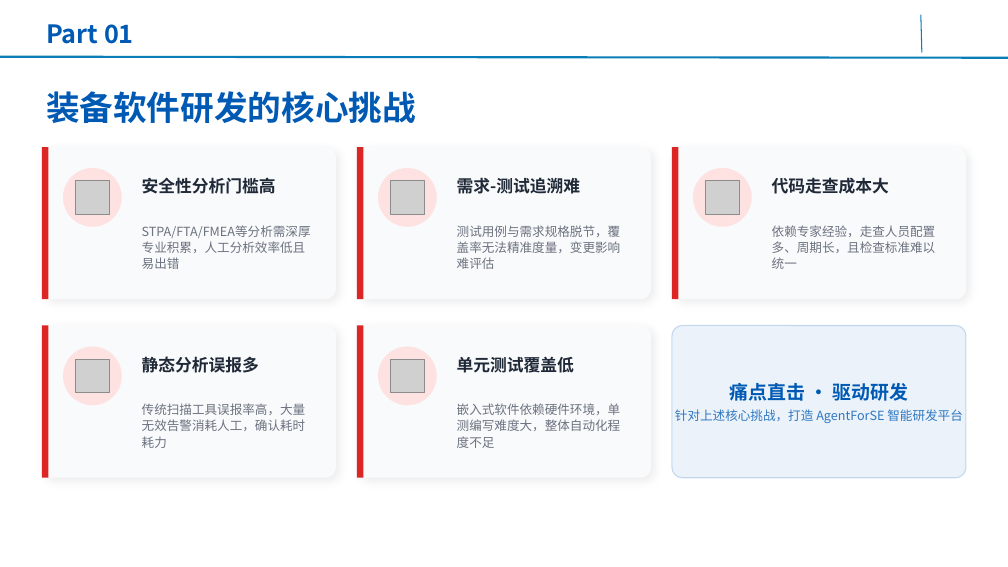
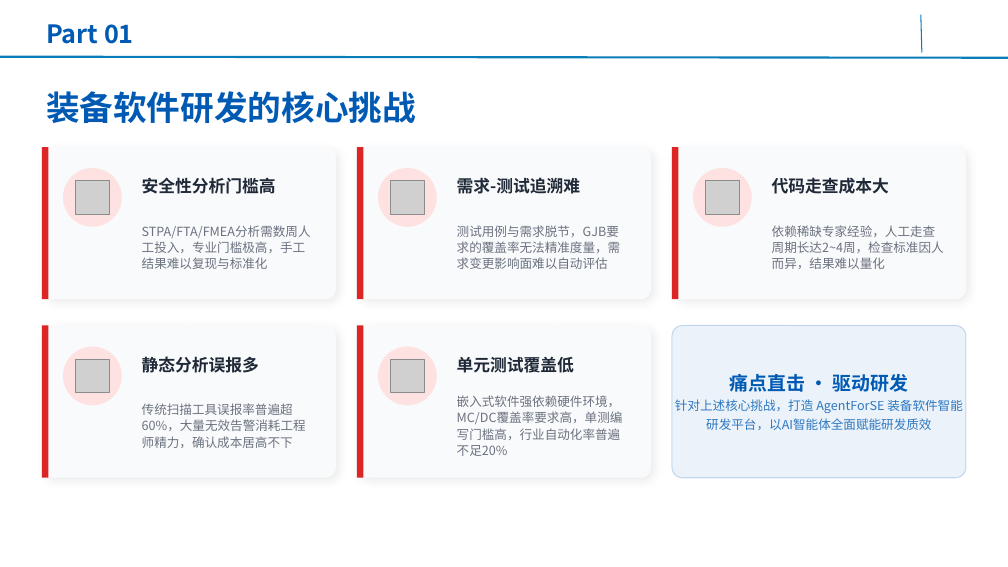
Before and after one commit to AgentForSE/.github, a slide deck: slide 4 of 基于AgentForSE五大智能体的装备软件智能研发平台-0.1.pptx. Drawn at 1008x567 pixels with LibreOffice and Linux fonts; fonts in the diff are those of the drawing; grey boxes stand for pictures; background and template pictures are left out. Boxes give left, top, right and bottom in pixels: in the first picture for what was removed or moved away, otherwise in the second. Text is boxed around its words. In the diff, an @@ line names an element or a change of style, - is before the commit and + after.

```diff
--- a/基于AgentForSE五大智能体的装备软件智能研发平台-0.1.pptx
+++ b/基于AgentForSE五大智能体的装备软件智能研发平台-0.1.pptx
@@ text at [142, 225, 311, 269]: text changed @@
-STPA/FTA/FMEA等分析需深厚专业积累，人工分析效率低且易出错
+STPA/FTA/FMEA分析需数周人工投入，专业门槛极高，手工结果难以复现与标准化
@@ text at [457, 225, 621, 269]: text changed @@
-测试用例与需求规格脱节，覆盖率无法精准度量，变更影响难评估
+测试用例与需求脱节，GJB要求的覆盖率无法精准度量，需求变更影响面难以自动评估
@@ text at [772, 225, 944, 269]: text changed @@
-依赖专家经验，走查人员配置多、周期长，且检查标准难以统一
+依赖稀缺专家经验，人工走查周期长达2~4周，检查标准因人而异，结果难以量化
@@ text at [142, 403, 306, 448]: text changed @@
-传统扫描工具误报率高，大量无效告警消耗人工，确认耗时耗力
+传统扫描工具误报率普遍超60%，大量无效告警消耗工程师精力，确认成本居高不下
@@ text at [457, 395, 623, 456]: text changed @@
-嵌入式软件依赖硬件环境，单测编写难度大，整体自动化程度不足
+嵌入式软件强依赖硬件环境，MC/DC覆盖率要求高，单测编写门槛高，行业自动化率普遍不足20%
@@ text at [675, 399, 963, 430]: text changed @@
-针对上述核心挑战，打造 AgentForSE 智能研发平台
+针对上述核心挑战，打造 AgentForSE 装备软件智能研发平台，以AI智能体全面赋能研发质效
```
Also in this commit, not shown: 8 other slides changed.
